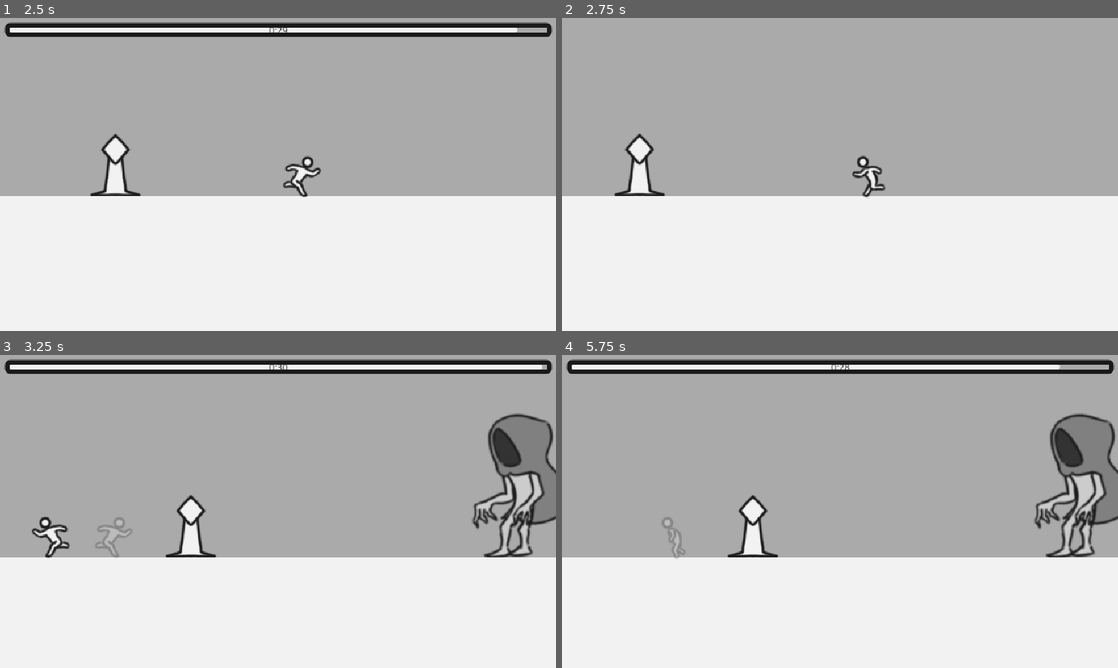
Above: before the commit, frames 1-4 (two rows, left to right).
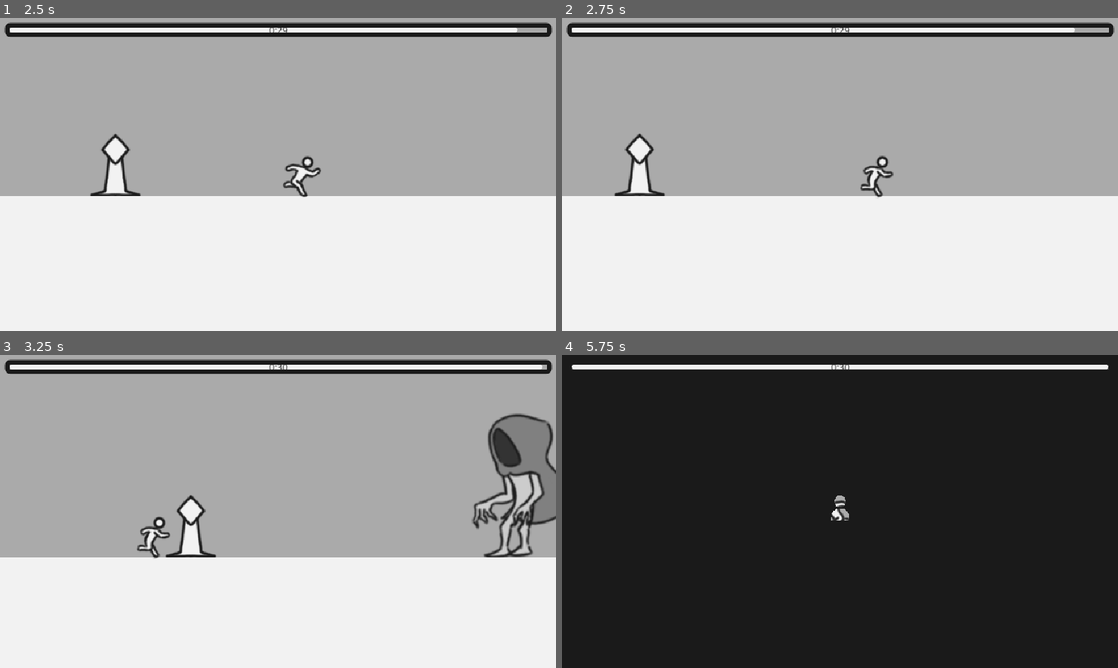
Above: after the commit, the same moments.

Repository: Spritehouse-Studio/Playing-With-Yourself
Game: Godot game, scene res://game/levels/main_menu/main_menu.tscn
Same seed, same stepped clock (60 frames per second), same inputs: the game is played once before the commit and once after it. Sound files missing from this copy of the repository are replaced by a short silence.
Inputs (mouse positions are in pixels of both pictures, inside the frame that each line leads up to):
- Up to frame 1 (2.5 s): click "Start" at 0.5 s; tap Enter at 1.25 s; move the mouse to (400, 158) at 1.27 s; hold E (interact) 1.28-2.03 s; hold D (move_right) from 1.28 s (still down); click (400, 158) at 1.42 s; tap Space (jump) at 1.52, 2.27 s; move the mouse to (166, 190) at 2.02 s; tap X (attack) at 2.1 s; tap E (interact) at 2.3 s
- Up to frame 2 (2.75 s): keep holding D (move_right)
- Up to frame 3 (3.25 s): move the mouse to (333, 442) at 2.77 s; release D (move_right) at 2.78 s; hold A (move_left) from 2.78 s (still down); hold E (interact) from 2.78 s (still down)
- Up to frame 4 (5.75 s): move the mouse to (812, 574) at 3.52 s; release A (move_left) at 3.53 s; release E (interact) at 3.53 s; hold D (move_right) 3.53-5.03 s; tap E (interact) at 3.6, 5.1 s; click (812, 574) at 3.67 s; tap Space (jump) at 3.77, 4.52, 5.27 s; move the mouse to (1006, 558) at 4.27 s; hold E (interact) 4.28-5.03 s; tap X (attack) at 4.35 s; move the mouse to (673, 464) at 5.02 s; hold A (move_left) from 5.03 s (still down)

Frame 1 is identical in both runs. In frame 2, 4.9% of the frame differs, in the area x 0-100%, y 1-58%; in frame 3, 0.9%; in frame 4, 95%, in the area x 0-100%, y 0-100%.

Commit message:
Scene transitions

Diff:
--- a/game/actors/actor_components/facer.gd
+++ b/game/actors/actor_components/facer.gd
@@ -1,4 +1,4 @@
-class_name Facer extends TrackedComponent
+class_name Facer extends ActorComponentBase
 ## Component that controls the direction that the attached actor is facing.
 
 #region Godot's built-in methods
--- a/game/actors/actor_components/interactor/interactor.gd
+++ b/game/actors/actor_components/interactor/interactor.gd
@@ -10,7 +10,7 @@
 
 func _process(delta: float) -> void:
 	_update_interactable()
-	super._process(delta)
+	#super._process(delta)
 
 func load_event(value: Variant) -> void:
 	try_interact()
--- a/game/actors/actor_components/jumper.gd
+++ b/game/actors/actor_components/jumper.gd
@@ -35,7 +35,7 @@
 func _process(delta: float) -> void:
 	_update_airborne_animation()
 	_update_landing()
-	super._process(delta)
+	#super._process(delta)
 #endregion
 
 #region Public methods
--- a/game/actors/actor_components/mover/ground_mover.gd
+++ b/game/actors/actor_components/mover/ground_mover.gd
@@ -47,9 +47,10 @@
 
 ## Move horizontally to a particular point.
 func move_to(target_x: float) -> void:
-	move(_actor_root.global_position.x - target_x)
-	while current_direction_x < 0 and _actor_root.global_position.x > target_x or \
-		current_direction_x > 0 and _actor_root.global_position.x < target_x:
+	var direction: float =  target_x - _actor_root.global_position.x
+	move(direction)
+	while direction < 0 and _actor_root.global_position.x > target_x or \
+		direction > 0 and _actor_root.global_position.x < target_x:
 			await get_tree().process_frame
 	reached_destination.emit(_actor_root.global_position.x)
 
--- a/game/actors/actor_components/tracked_component.gd
+++ b/game/actors/actor_components/tracked_component.gd
@@ -1,27 +1,39 @@
 class_name TrackedComponent extends ActorComponentBase
 
 var ghost_index: int
+var current_event_index: int
 
-var current_time: float = 0
+var component_name: String:
+	get:
+		return get_script().get_global_name()
 
-var current_timeline_index: int = 0
+var events: Array[GhostManager.GhostEvent]:
+	get:
+		return GhostManager.all_ghost_events[ghost_index].events.filter(func(ev: GhostManager.GhostEvent):
+			return ev.values.has(component_name))
+
+var num_events: int:
+	get:
+		return events.size()
 
 func _process(delta: float) -> void:
-	current_time += delta
 	if _actor_root is Ghost:
-		var component_data = GhostManager.ghost_data[ghost_index].component_data[get_script().get_global_name()]
-		var timeline_size: int = len(component_data.timeline)
-		if timeline_size <= 0 or current_timeline_index >= timeline_size:
+		if num_events <= 0 or current_event_index >= num_events:
 			return
-		var time: float = component_data.timeline[current_timeline_index]
-		if current_time >= time:
-			load_event(component_data.values[current_timeline_index])
-			current_timeline_index += 1
+		var event: GhostManager.GhostEvent = events[current_event_index]
+		if Engine.get_frames_drawn() - GhostManager.player_life_frame_index >= event.frame:
+			_actor_root.global_position = event.ghost_position
+			load_event(event.values[component_name])
+			current_event_index += 1
 
 func save_event(value: Variant) -> void:
 	if _actor_root is PlayerBase:
-		GhostManager.ghost_data[ghost_index].component_data[get_script().get_global_name()].timeline.append(current_time)
-		GhostManager.ghost_data[ghost_index].component_data[get_script().get_global_name()].values.append(value)
+		var event := GhostManager.GhostEvent.new()
+		event.frame = Engine.get_frames_drawn() - GhostManager.player_life_frame_index
+		event.values[get_script().get_global_name()] = value
+		event.ghost_position = _actor_root.global_position
+		event.scene = get_tree().current_scene.name
+		GhostManager.all_ghost_events[GhostManager.ghosts.size()].events.append(event)
 
 func load_event(value: Variant) -> void:
 	pass
--- a/game/actors/enemies/boss/boss.tscn
+++ b/game/actors/enemies/boss/boss.tscn
@@ -86,7 +86,6 @@
 shape = SubResource("RectangleShape2D_tsdtj")
 
 [node name="attack_timer" type="Timer" parent="." index="6"]
-wait_time = 4.0
 one_shot = true
 
 [node name="begin_fight_range" type="Area2D" parent="." index="7"]
--- a/game/actors/players/player_base.gd
+++ b/game/actors/players/player_base.gd
@@ -13,8 +13,3 @@
 		_disable_input = value
 		if is_instance_valid(input_controller):
 			input_controller.disabled = value
-
-func _ready() -> void:
-	GhostManager.create_ghost_data(self)
-	GhostManager.tracking = true
-	GhostManager.create_ghosts()
--- a/game/autoloads/ghost_manager.gd
+++ b/game/autoloads/ghost_manager.gd
@@ -1,41 +1,53 @@
-extends Node
+extends Node2D
 
-var ghost_prefab: PackedScene = preload("res://game/actors/ghost/ghost.tscn")
+var ghost_prefab: PackedScene = preload("uid://t7ypauv6ao1y")
 
-class GhostComponentData:
-	var timeline: Array[float] = []
-	var values: Array[Variant] = []
+class GhostEvent:
+	var frame: int
+	var values: Dictionary[String, Variant]
+	var ghost_position: Vector2
+	var scene: String
 
-class GhostData:
-	var component_data: Dictionary[String, GhostComponentData]
+class GhostEvents:
+	var events: Array[GhostEvent]
 
-var ghost_data: Array[GhostData] = []
+var all_ghost_events: Array[GhostEvents]
+var ghosts: Array[Ghost]
 
-var ghosts: Array[Ghost] = []
+var player_life_frame_index: int
 
-var tracking: bool = false
+func update_frame_index() -> void:
+	player_life_frame_index = Engine.get_frames_drawn()
+
+func reload() -> void:
+	update_frame_index()
+	ghosts.clear()
+	for child in get_children():
+		if child is Ghost:
+			child.queue_free()
+	_create_ghosts()
+	_create_new_ghost_events()
 
 func reset() -> void:
-	ghost_data.clear()
-	ghosts.clear()
+	all_ghost_events.clear()
 
-func create_ghost_data(player: PlayerBase) -> void:
-	var data := GhostData.new()
-	for child in player.get_children():
-		if child is TrackedComponent:
-			child.ghost_index = len(ghost_data)
-			data.component_data[child.get_script().get_global_name()] = GhostComponentData.new()
-	ghost_data.append(data)
+func _create_new_ghost_events() -> void:
+	var player: PlayerBase = get_tree().get_first_node_in_group("players")
+	if is_instance_valid(player):
+		var ghost_events := GhostEvents.new()
+		all_ghost_events.append(ghost_events)
 
-func create_ghosts() -> void:
+func _create_ghosts() -> void:
+	if len(all_ghost_events) <= 0:
+		return
 	var player: PlayerBase = get_tree().get_first_node_in_group("players")
-	for ghost_index in range(0, len(ghost_data) - 1):
+	for ghost_index in range(0, len(all_ghost_events)):
 		var ghost: Ghost = ghost_prefab.instantiate()
 		for child in ghost.get_children():
 			if child is TrackedComponent:
 				child.ghost_index = ghost_index
-		ghosts.append(ghost)
 		if is_instance_valid(player):
 			ghost.global_position = player.global_position
 			ghost.transform.x.x = player.transform.x.x
-			player.get_parent().add_child.call_deferred(ghost)
+		add_child(ghost)
+		ghosts.append(ghost)
--- a/game/autoloads/life/life_manager.gd
+++ b/game/autoloads/life/life_manager.gd
@@ -13,7 +13,6 @@
 	timeout.connect(_on_life_timer_timeout)
 
 func reset() -> void:
-	GhostManager.tracking = false
 	SessionManager.reload()
 
 func _process(_delta: float) -> void:
--- a/game/autoloads/save/save_data.gd
+++ b/game/autoloads/save/save_data.gd
@@ -4,4 +4,4 @@
 var highest_score: int = 0
 var lowest_ghosts: int = INF
 var fastest_time: float = INF
-var best_ghost_data: GhostManager.GhostData
+var best_ghost_events: Array[GhostManager.GhostEvents] = []
--- a/game/gameplay/interactive/save_points/save_point.tscn
+++ b/game/autoloads/save/save_points/save_point.tscn
@@ -1,8 +1,7 @@
-[gd_scene load_steps=5 format=3 uid="uid://dyu3nmkobh3b0"]
+[gd_scene load_steps=4 format=3 uid="uid://dyu3nmkobh3b0"]
 
-[ext_resource type="Texture2D" uid="uid://bch44fir7mrn0" path="res://game/gameplay/interactive/save_points/assets/visual/shrine.png" id="2_6twdm"]
-[ext_resource type="Script" uid="uid://cvxyymrfca536" path="res://game/gameplay/interactive/save_points/save_point.gd" id="2_kk7mh"]
-[ext_resource type="PackedScene" uid="uid://bx46gngy5shiy" path="res://game/actors/players/player_base.tscn" id="3_kk7mh"]
+[ext_resource type="Texture2D" uid="uid://bch44fir7mrn0" path="res://game/autoloads/save/save_points/assets/visual/shrine.png" id="2_6twdm"]
+[ext_resource type="Script" uid="uid://cvxyymrfca536" path="res://game/autoloads/save/save_points/save_point.gd" id="2_kk7mh"]
 
 [sub_resource type="RectangleShape2D" id="RectangleShape2D_noh3k"]
 size = Vector2(64, 6)
@@ -10,7 +9,6 @@
 [node name="save_point" type="Area2D" groups=["save_points"]]
 collision_layer = 0
 script = ExtResource("2_kk7mh")
-player_prefab = ExtResource("3_kk7mh")
 
 [node name="animator" type="AnimationPlayer" parent="."]
 
--- a/game/autoloads/session_manager/session_manager.gd
+++ b/game/autoloads/session_manager/session_manager.gd
@@ -12,12 +12,15 @@
 	if is_instance_valid(save_point):
 		last_save_point_path = save_point.get_path()
 		save_point.reload()
+	GhostManager.reset()
+	GhostManager.reload()
 
 func reload() -> void:
 	await SceneManager.change_scene(last_saved_scene)
 	var save_point: SavePoint = get_tree().root.get_node_or_null(last_save_point_path)
 	if is_instance_valid(save_point):
 		save_point.reload()
+	GhostManager.reload()
 
 func save(current_scene: PackedScene, save_point_path: String) -> void:
 	last_saved_scene = current_scene
--- a/game/autoloads/ui_manager/ui_manager.gd
+++ b/game/autoloads/ui_manager/ui_manager.gd
@@ -10,7 +10,6 @@
 ## UIs that cannot be closed by pressing "ui_cancel"
 var non_closeable_uis: Array[GDScript] = [
 	Fader,
-	LifeTimerUI
 ]
 
 ## A list of all instantiated UIs
--- a/game/autoloads/ui_manager/ui_manager.tscn
+++ b/game/autoloads/ui_manager/ui_manager.tscn
@@ -1,9 +1,8 @@
-[gd_scene load_steps=5 format=3 uid="uid://ct8q6t8lrtky7"]
+[gd_scene load_steps=4 format=3 uid="uid://ct8q6t8lrtky7"]
 
 [ext_resource type="Script" uid="uid://c07lraedqve8o" path="res://game/autoloads/ui_manager/ui_manager.gd" id="1_7xo1h"]
 [ext_resource type="PackedScene" uid="uid://b2dacqs05bolx" path="res://game/ui/fader/fader.tscn" id="2_oo5qq"]
 [ext_resource type="PackedScene" uid="uid://4dklr4sid8ud" path="res://game/ui/pause_menu/pause_menu.tscn" id="3_c222f"]
-[ext_resource type="PackedScene" uid="uid://2insylhj1rx5" path="res://game/ui/life/life_timer_ui.tscn" id="4_d7yjm"]
 
 [node name="ui_manager" type="Control"]
 layout_mode = 3
@@ -13,6 +12,6 @@
 grow_horizontal = 2
 grow_vertical = 2
 script = ExtResource("1_7xo1h")
-ui_scenes = Array[PackedScene]([ExtResource("2_oo5qq"), ExtResource("3_c222f"), ExtResource("4_d7yjm")])
+ui_scenes = Array[PackedScene]([ExtResource("2_oo5qq"), ExtResource("3_c222f")])
 
 [node name="ui_layer" type="CanvasLayer" parent="."]
--- a/game/gameplay/transitions/scene_transition.gd
+++ b/game/gameplay/transitions/scene_transition.gd
@@ -16,16 +16,17 @@
 @onready var level_root: BaseLevel = get_owner()
 ## The target for the player to reach upon entering from this door
 @onready var target: Marker2D = $target
+@onready var player_offset: Marker2D = $player_offset
 
 var player_prefab: PackedScene = preload("uid://bx46gngy5shiy")
 
 ## Walk the player from this door into the scene
 func enter_from(enter_scale: float) -> void:
 	var player: PlayerBase = player_prefab.instantiate()
-	player.global_position = global_position
+	player.global_position = player_offset.global_position
 	collision.disabled = true
+	level_root.add_child(player)
 	player.disable_input = true
-	level_root.add_child(player)
 	var health: HealthManager = player.get_node("health_manager")
 	if is_instance_valid(health):
 		health.died.connect(level_root._on_player_death)
@@ -52,17 +53,16 @@
 			while not player.is_on_floor():
 				await get_tree().process_frame
 	collision.disabled = false
-	player.disabled_input = false
+	player.disable_input = false
 
 func _on_body_entered(body: Node2D) -> void:
 	if body is PlayerBase:
 		UIManager.close_all_uis()
 		body.disable_input = true
 		if enter_direction == "left" or enter_direction == "right":
-			var target_sign: float = sign(global_position.x - body.global_position.x)
-			var target_x: float = global_position.x + target_sign * (collision.shape.get_rect().size.x / 2 + body.get_node("collider").shape.get_rect().size.x / 2 + 64)
+			var direction: float = global_position.x - body.global_position.x
 			var mover: GroundMover = body.get_node("mover")
 			if is_instance_valid(mover):
-				mover.move_to(target_x)
+				mover.move(direction)
 		var target_scene: PackedScene = load(target_scene_uid)
 		SceneManager.change_scene_transition(target_scene, target_transition_name, body.transform.x.x)
--- a/game/gameplay/transitions/scene_transition.tscn
+++ b/game/gameplay/transitions/scene_transition.tscn
@@ -12,6 +12,9 @@
 shape = SubResource("RectangleShape2D_ril2x")
 
 [node name="target" type="Marker2D" parent="."]
-position = Vector2(32, 0)
+position = Vector2(128, 0)
+
+[node name="player_offset" type="Marker2D" parent="."]
+position = Vector2(0, 10)
 
 [connection signal="body_entered" from="." to="." method="_on_body_entered"]
--- a/game/levels/base_level.gd
+++ b/game/levels/base_level.gd
@@ -13,26 +13,12 @@
 
 #region Godot's built-in methods
 func _ready() -> void:
-	_open_uis()
 	_setup_camera()
 	_play_music()
 	LifeManager.start_life(30)
 #endregion
 
-#region Public methods
-## Load the save point in this scene
-func load_save_point(save_point_data: SavePointData) -> void:
-	var save_points: Array[Node] = get_tree().get_nodes_in_group("save_points")
-	for save_point in save_points:
-		if save_point is SavePoint and save_point.equals(save_point_data.save_position):
-			save_point.load_save(save_point_data)
-			return
-#endregion
-
 #region Non-public methods
-func _open_uis() -> void:
-	UIManager.open_ui(LifeTimerUI)
-
 ## Set up the game camera for this specific level.
 func _setup_camera() -> void:
 	if camera == null:
--- a/game/levels/base_level.tscn
+++ b/game/levels/base_level.tscn
@@ -1,11 +1,16 @@
-[gd_scene load_steps=4 format=3 uid="uid://doqv2xg72rvhe"]
+[gd_scene load_steps=5 format=3 uid="uid://doqv2xg72rvhe"]
 
 [ext_resource type="PackedScene" uid="uid://bpuvt3yg5eiag" path="res://game/gameplay/camera/game_camera.tscn" id="1_rp52m"]
 [ext_resource type="Script" uid="uid://cwk6s0f1dy343" path="res://game/levels/base_level.gd" id="1_vs8h0"]
+[ext_resource type="PackedScene" uid="uid://2insylhj1rx5" path="res://game/ui/life/life_timer_ui.tscn" id="2_vfi3j"]
 [ext_resource type="TileSet" uid="uid://3bpuaeka5wu" path="res://game/resources/tile_sets/terrain.tres" id="2_weh0f"]
 
 [node name="base_level" type="Node2D"]
 script = ExtResource("1_vs8h0")
+
+[node name="canvas_layer" type="CanvasLayer" parent="."]
+
+[node name="life_timer_ui" parent="canvas_layer" instance=ExtResource("2_vfi3j")]
 
 [node name="transitions" type="Node2D" parent="."]
 
--- a/game/levels/starting_level.tscn
+++ b/game/levels/first_level.tscn
@@ -2,7 +2,7 @@
 
 [ext_resource type="PackedScene" uid="uid://doqv2xg72rvhe" path="res://game/levels/base_level.tscn" id="1_nmin6"]
 [ext_resource type="PackedScene" uid="uid://kqciglte0wj4" path="res://game/gameplay/transitions/scene_transition.tscn" id="2_11y05"]
-[ext_resource type="PackedScene" uid="uid://dyu3nmkobh3b0" path="res://game/gameplay/interactive/save_points/save_point.tscn" id="4_6g04q"]
+[ext_resource type="PackedScene" uid="uid://dyu3nmkobh3b0" path="res://game/autoloads/save/save_points/save_point.tscn" id="4_6g04q"]
 [ext_resource type="PackedScene" uid="uid://bp87ce3f6byte" path="res://game/actors/enemies/boss/boss.tscn" id="4_e7f22"]
 [ext_resource type="Shader" uid="uid://ck6c72yi15g8r" path="res://game/resources/shaders/flash.gdshader" id="5_jcngm"]
 
@@ -23,9 +23,13 @@
 position = Vector2(1054, 482)
 target_scene_uid = "uid://d2yhhl1odbf4f"
 target_transition_name = "left"
+enter_direction = "right"
 
 [node name="target" parent="transitions/right" index="1"]
 position = Vector2(-102, 0)
+
+[node name="player_offset" parent="transitions/right" index="2"]
+position = Vector2(0, 25)
 
 [node name="boss" parent="enemies" index="0" instance=ExtResource("4_e7f22")]
 material = SubResource("ShaderMaterial_wptiw")
@@ -35,7 +39,7 @@
 [node name="save_point" parent="save_points" index="0" instance=ExtResource("4_6g04q")]
 position = Vector2(637, 490)
 
-[node name="tile_map" parent="." index="6"]
+[node name="tile_map" parent="." index="7"]
 tile_map_data = PackedByteArray("AAD8//r/AAABAAEAAAD8//v/AAABAAEAAAD8//z/AAABAAEAAAD8//3/AAABAAEAAAD8//7/AAABAAEAAAD8// …(10624 unchanged characters)…
 
 [editable path="transitions/right"]
--- a/game/levels/next_level.tscn
+++ b/game/levels/level1.tscn
@@ -1,14 +1,14 @@
 [gd_scene load_steps=7 format=4 uid="uid://d2yhhl1odbf4f"]
 
-[ext_resource type="PackedScene" uid="uid://doqv2xg72rvhe" path="res://game/levels/base_level.tscn" id="1_56dsa"]
-[ext_resource type="PackedScene" uid="uid://kqciglte0wj4" path="res://game/gameplay/transitions/scene_transition.tscn" id="2_ai5q6"]
-[ext_resource type="PackedScene" uid="uid://bp87ce3f6byte" path="res://game/actors/enemies/boss/boss.tscn" id="3_mj1l3"]
-[ext_resource type="Shader" uid="uid://ck6c72yi15g8r" path="res://game/resources/shaders/flash.gdshader" id="4_nygpp"]
-[ext_resource type="PackedScene" uid="uid://dyu3nmkobh3b0" path="res://game/gameplay/interactive/save_points/save_point.tscn" id="5_nygpp"]
+[ext_resource type="PackedScene" uid="uid://doqv2xg72rvhe" path="res://game/levels/base_level.tscn" id="1_blj8w"]
+[ext_resource type="PackedScene" uid="uid://kqciglte0wj4" path="res://game/gameplay/transitions/scene_transition.tscn" id="2_01suh"]
+[ext_resource type="PackedScene" uid="uid://bp87ce3f6byte" path="res://game/actors/enemies/boss/boss.tscn" id="3_ofauc"]
+[ext_resource type="Shader" uid="uid://ck6c72yi15g8r" path="res://game/resources/shaders/flash.gdshader" id="4_e7nd3"]
+[ext_resource type="PackedScene" uid="uid://dyu3nmkobh3b0" path="res://game/autoloads/save/save_points/save_point.tscn" id="5_asq6h"]
 
 [sub_resource type="ShaderMaterial" id="ShaderMaterial_cl20h"]
 resource_local_to_scene = true
-shader = ExtResource("4_nygpp")
+shader = ExtResource("4_e7nd3")
 shader_parameter/color_a = Color(1, 1, 1, 1)
 shader_parameter/color_b = Color(1, 1, 1, 1)
 shader_parameter/colors_affect_alpha = false
@@ -17,26 +17,28 @@
 shader_parameter/transparency = 1.0
 shader_parameter/intensity = 0.0
 
-[node name="next_level" instance=ExtResource("1_56dsa")]
+[node name="level1" instance=ExtResource("1_blj8w")]
 
-[node name="left" parent="transitions" index="0" instance=ExtResource("2_ai5q6")]
+[node name="left" parent="transitions" index="0" instance=ExtResource("2_01suh")]
 position = Vector2(1712, 1796)
 target_scene_uid = "uid://d3k4bi03gjyyn"
 target_transition_name = "right"
-enter_direction = "right"
 
 [node name="target" parent="transitions/left" index="1"]
-position = Vector2(89, 0)
+position = Vector2(91, 0)
 
-[node name="boss" parent="enemies" index="0" instance=ExtResource("3_mj1l3")]
+[node name="player_offset" parent="transitions/left" index="2"]
+position = Vector2(0, 33)
+
+[node name="boss" parent="enemies" index="0" instance=ExtResource("3_ofauc")]
 material = SubResource("ShaderMaterial_cl20h")
 position = Vector2(2430, 1738)
 scale = Vector2(2, 2)
 
-[node name="save_point" parent="save_points" index="0" instance=ExtResource("5_nygpp")]
+[node name="save_point" parent="save_points" index="0" instance=ExtResource("5_asq6h")]
 position = Vector2(1865, 1803)
 
-[node name="tile_map" parent="." index="6"]
+[node name="tile_map" parent="." index="7"]
 tile_map_data = PackedByteArray("AAAwADoAAAABAAEAAAAwADsAAAABAAEAAAAwADwAAAABAAEAAAAwAD0AAAABAAEAAAAwAD4AAAABAAEAAAAwAD …(7344 unchanged characters)…
 
 [editable path="transitions/left"]
--- a/game/levels/main_menu/main_menu.gd
+++ b/game/levels/main_menu/main_menu.gd
@@ -11,7 +11,6 @@
 @onready var settings_ui: Control = $settings_ui
 
 func _init() -> void:
-	GhostManager.reset()
 	SaveManager.load_game(0)
 
 func _ready() -> void:
--- a/game/ui/life/life_timer_ui.gd
+++ b/game/ui/life/life_timer_ui.gd
@@ -1,4 +1,4 @@
-class_name LifeTimerUI extends BaseUI
+class_name LifeTimerUI extends Control
 
 @onready var life_progress_bar: ProgressBar = $margin_container/life_progress
 @onready var life_time_label: Label = life_progress_bar.get_node_or_null("lifetime_label")
--- a/project.godot
+++ b/project.godot
@@ -14,6 +14,7 @@
 config/version="0.0.0"
 run/main_scene="uid://b0dmuil7inkid"
 config/features=PackedStringArray("4.4", "Forward Plus")
+run/max_fps=24
 boot_splash/bg_color=Color(0, 0, 0, 1)
 boot_splash/image="uid://ctnmr1y48d05p"
 config/icon="uid://cgo0lrrx1ukan"
Renamed: game/gameplay/interactive/save_points/assets/visual/shrine.png -> game/autoloads/save/save_points/assets/visual/shrine.png
Not shown, changed: game/autoloads/save/save_points/assets/visual/shrine.png.import
Renamed: game/gameplay/interactive/save_points/save_point.gd -> game/autoloads/save/save_points/save_point.gd
Renamed: game/gameplay/interactive/save_points/save_point.gd.uid -> game/autoloads/save/save_points/save_point.gd.uid
Not shown, added: game/autoloads/save/save_points/assets/shrine.png~
